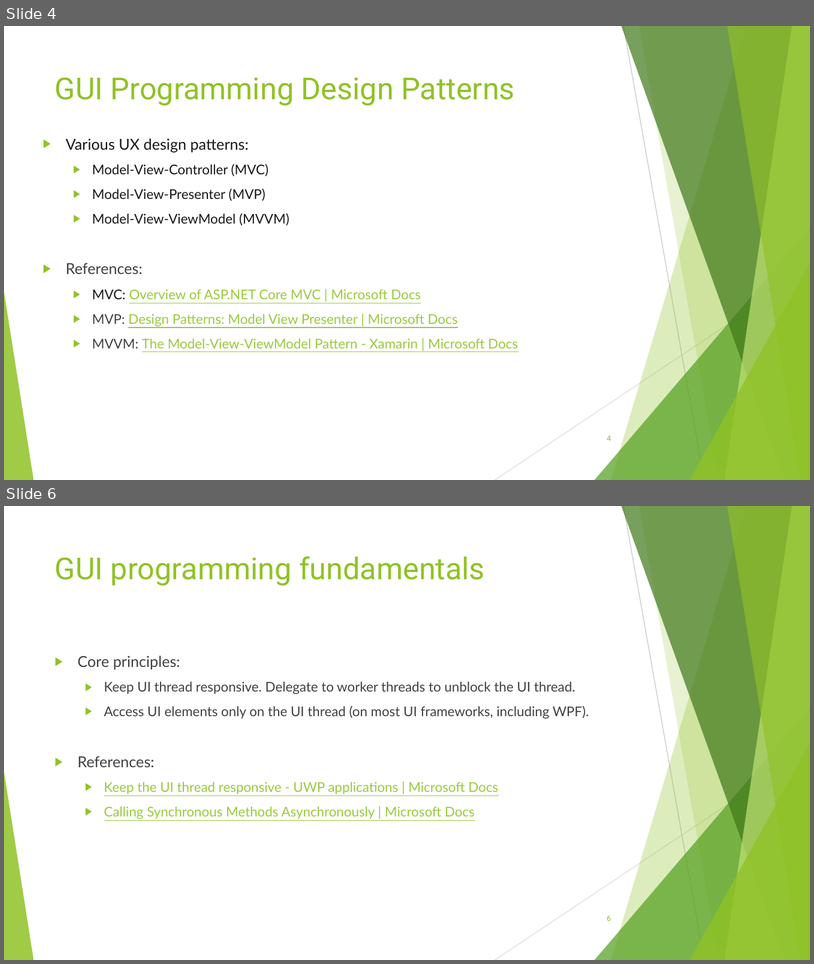
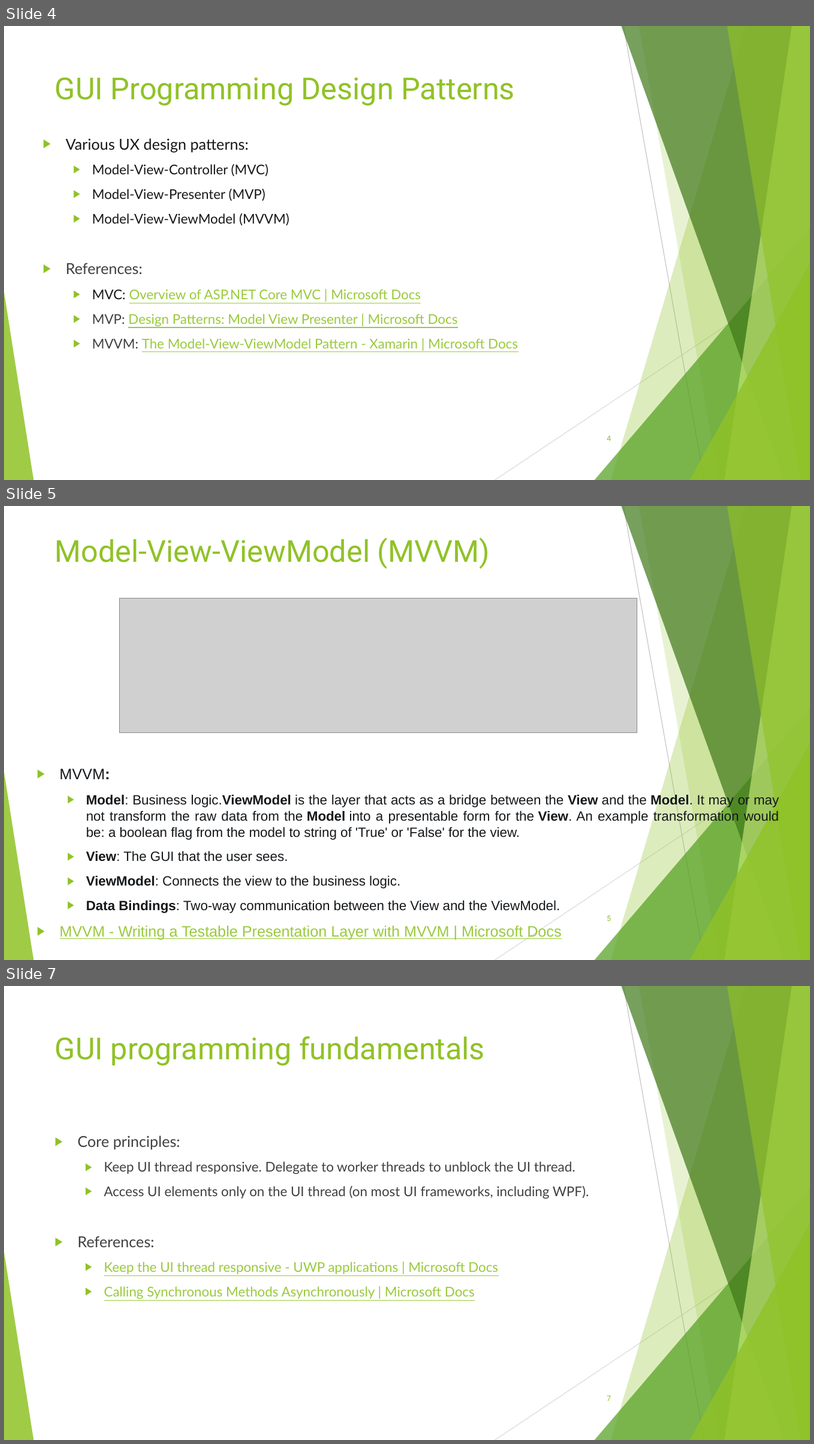
Before and after one commit to chittur/software-engineering-presentations, a slide deck: 60 - GUI Programming.pptx. Shown one above the other, each under a label of ours: slides 4 and 6 before the commit, slides 4, 5 and 7 after it; the slides between them are not shown. The pictures are 814x964 and 814x1444 pixels, drawn with LibreOffice and Linux fonts; fonts in the diff are those of the drawing; grey boxes stand for pictures. Boxes give left, top, right and bottom in pixels: in the first picture for what was removed or moved away, otherwise in the second. Text is boxed around its words. In the diff, an @@ line names an element or a change of style, - is before the commit and + after.

```diff
--- a/60 - GUI Programming.pptx
+++ b/60 - GUI Programming.pptx
@@ slide 5 added at [4, 506, 810, 960], background #FFFFFF; not listed: 10 template elements that a slide beside it also shows @@
@@ title added at [55, 538, 490, 569], 36 pt, text #90C226 @@
+Model-View-ViewModel (MVVM)
@@ picture added at [120, 598, 638, 733] @@
@@ text added at [60, 768, 779, 940], 16 pt, text #14171A @@
+▶ MVVM:
+  ▶ Model: Business logic.ViewModel is the layer that acts as a bridge between the View and the Model. It may or may not transform the raw data from the Model into a presentable form for the View. An example transformation would be: a boolean flag from the model to string of 'True' or 'False' for the view.
+  ▶ View: The GUI that the user sees.
+  ▶ ViewModel: Connects the view to the business logic.
+  ▶ Data Bindings: Two-way communication between the View and the ViewModel.
+▶ MVVM - Writing a Testable Presentation Layer with MVVM | Microsoft Docs
@@ page number added at [607, 915, 611, 921], 9 pt, text #90C226 @@
+5
@@ what was slide 6 is now slide 7 @@
@@ page number at [607, 1395, 611, 1401]: text changed @@
-6
+7
```
Also in this commit, not shown: 1 slide changed.
